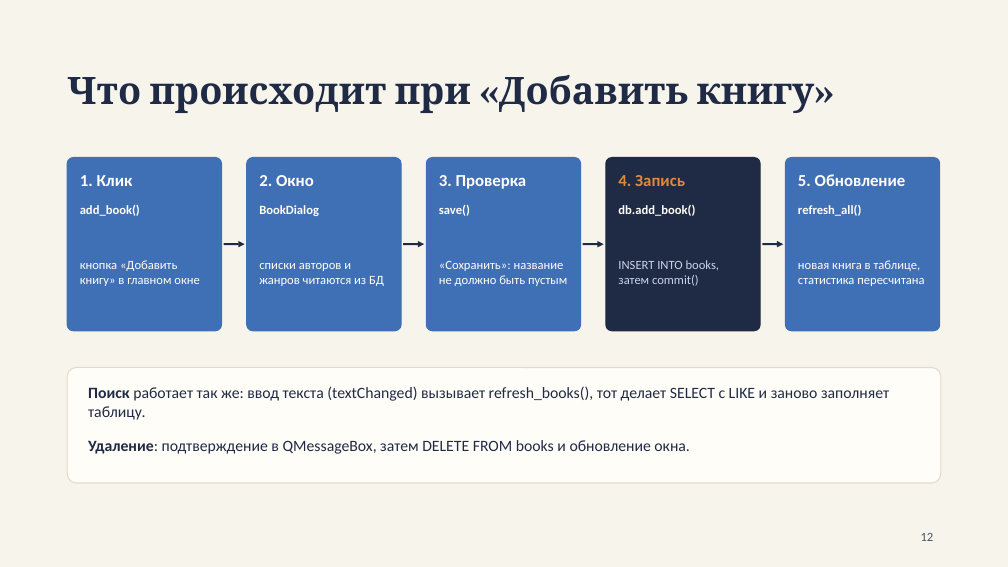
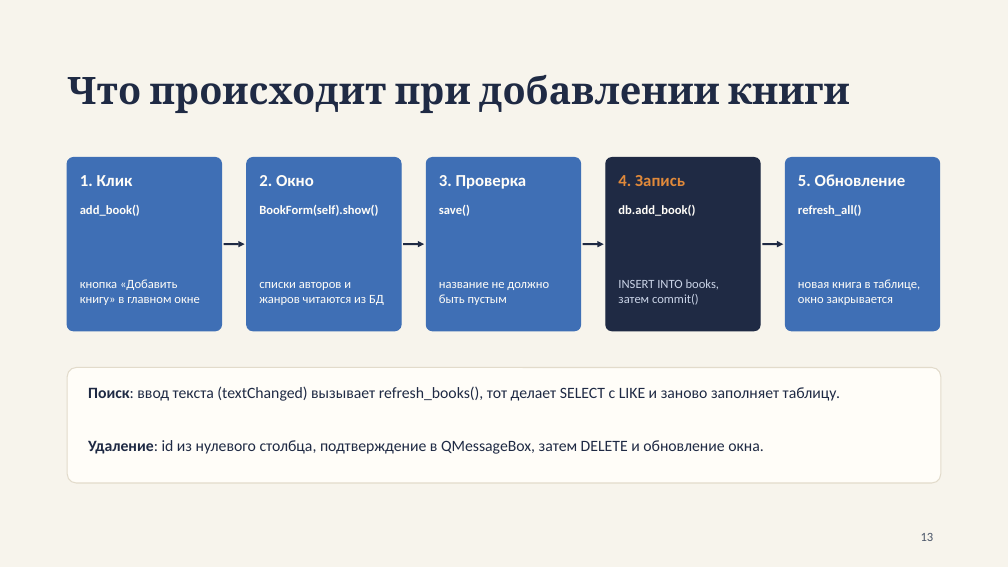
Before and after one commit to monogamie/project, a slide deck: slide 13 of Документы/Презентация.pptx (slide 12 before the commit). Drawn at 1008x567 pixels with LibreOffice and Linux fonts; fonts in the diff are those of the drawing. Boxes give left, top, right and bottom in pixels: in the first picture for what was removed or moved away, otherwise in the second. Text is boxed around its words. In the diff, an @@ line names an element or a change of style, - is before the commit and + after.

```diff
--- a/Документы/Презентация.pptx
+++ b/Документы/Презентация.pptx
@@ title at [67,75,850,113]: text changed @@
-Что происходит при «Добавить книгу»
+Что происходит при добавлении книги
@@ text at [259,205,378,216]: text changed @@
-BookDialog
+BookForm(self).show()
@@ text "кнопка «Добавить книгу» в главном ...": place and size @@
-text "кнопка «Добавить книгу» в главном ..." at [80,260,199,286]
+text "кнопка «Добавить книгу» в главном ..." at [80,279,199,305]
@@ text "списки авторов и жанров читаются ...": place and size @@
-text "списки авторов и жанров читаются ..." at [259,263,384,286]
+text "списки авторов и жанров читаются ..." at [259,282,384,305]
@@ text at [439,282,549,305]: text changed @@
-«Сохранить»: название не должно быть пустым
+название не должно быть пустым
@@ text "INSERT INTO books, затем commit()": place and size @@
-text "INSERT INTO books, затем commit()" at [618,260,720,286]
+text "INSERT INTO books, затем commit()" at [618,279,720,305]
@@ text at [798,279,921,305]: text changed @@
-новая книга в таблице, статистика пересчитана
+новая книга в таблице, окно закрывается
@@ text at [88,386,840,401]: text changed @@
-Поиск работает так же: ввод текста (textChanged) вызывает refresh_books(), тот делает SELECT с LIKE и заново заполняет таблицу.
+Поиск: ввод текста (textChanged) вызывает refresh_books(), тот делает SELECT с LIKE и заново заполняет таблицу.
@@ text at [88,440,764,454]: text changed @@
-Удаление: подтверждение в QMessageBox, затем DELETE FROM books и обновление окна.
+Удаление: id из нулевого столбца, подтверждение в QMessageBox, затем DELETE и обновление окна.
@@ page number at [921,533,934,541]: text changed @@
-12
+13
```
Also in this commit, not shown: 12 other slides changed, 4 slides added, 2 slides removed, 7 other files.
